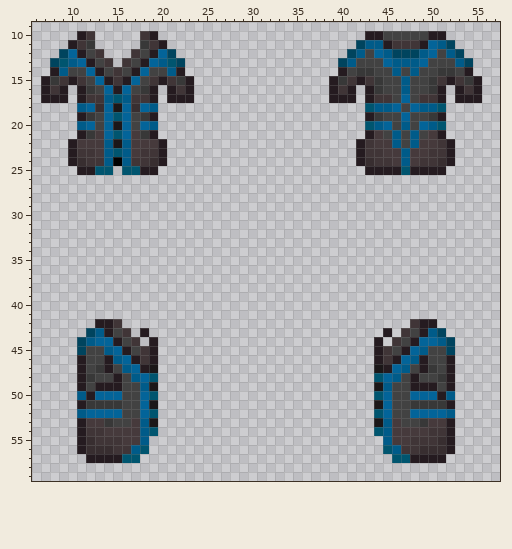
One commit to this pixel-art sprite: Resources/Textures/_Moffstation/Clothing/OuterClothing/Coats/labcoat-mach.rsi/equipped-OUTERCLOTHING.png. The picture above is the old version.
The file is 64x64 pixels. Shown: x 6..57, y 9..59.
Once edited:
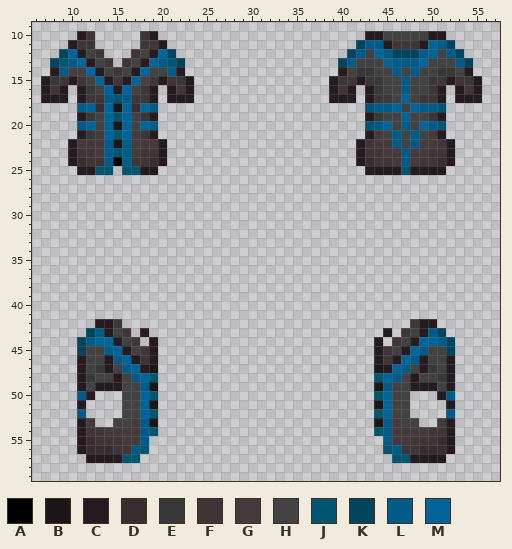
Palette (. is transparent): A #000000  B #1b1718  C #251b20  D #382e30  E #383838  F #403537  G #463a3c  H #424242  J #00556f  K #00445e  L #005b89  M #036499
What changed:
{"y":50,"x":13,"old":"MMM","new":"..."}
{"y":50,"x":48,"old":"MMM","new":"..."}
{"y":51,"x":12,"old":"EEEE","new":"...."}
{"y":51,"x":48,"old":"EEEE","new":"...."}
{"y":52,"x":12,"old":"MMMM","new":"...."}
{"y":52,"x":48,"old":"MMMM","new":"...."}
{"y":53,"x":13,"old":"GE","new":".."}
{"y":53,"x":49,"old":"EG","new":".."}
{"label":"erased","picture_box":[86,391,122,427]}
{"label":"erased","picture_box":[410,391,446,427]}
